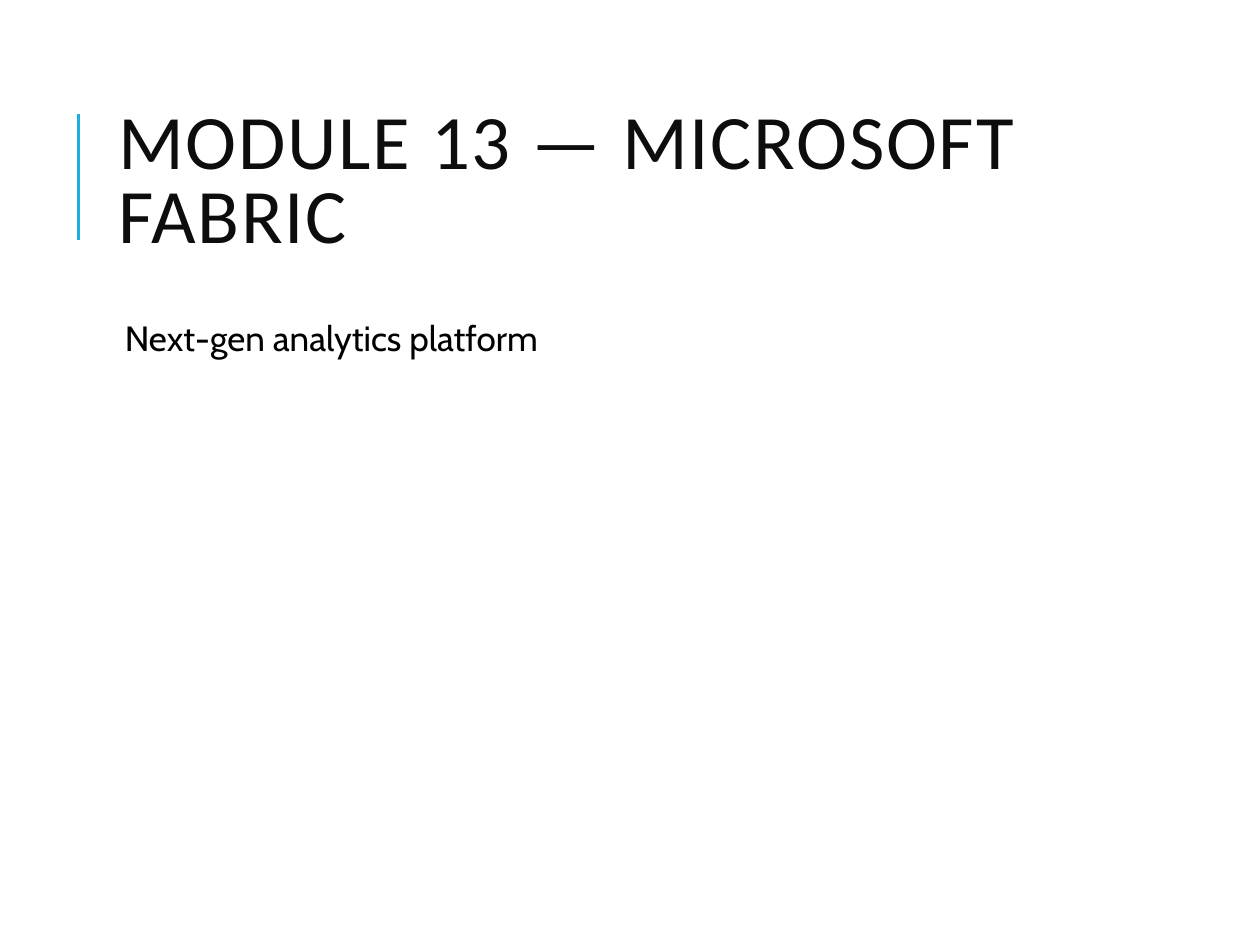
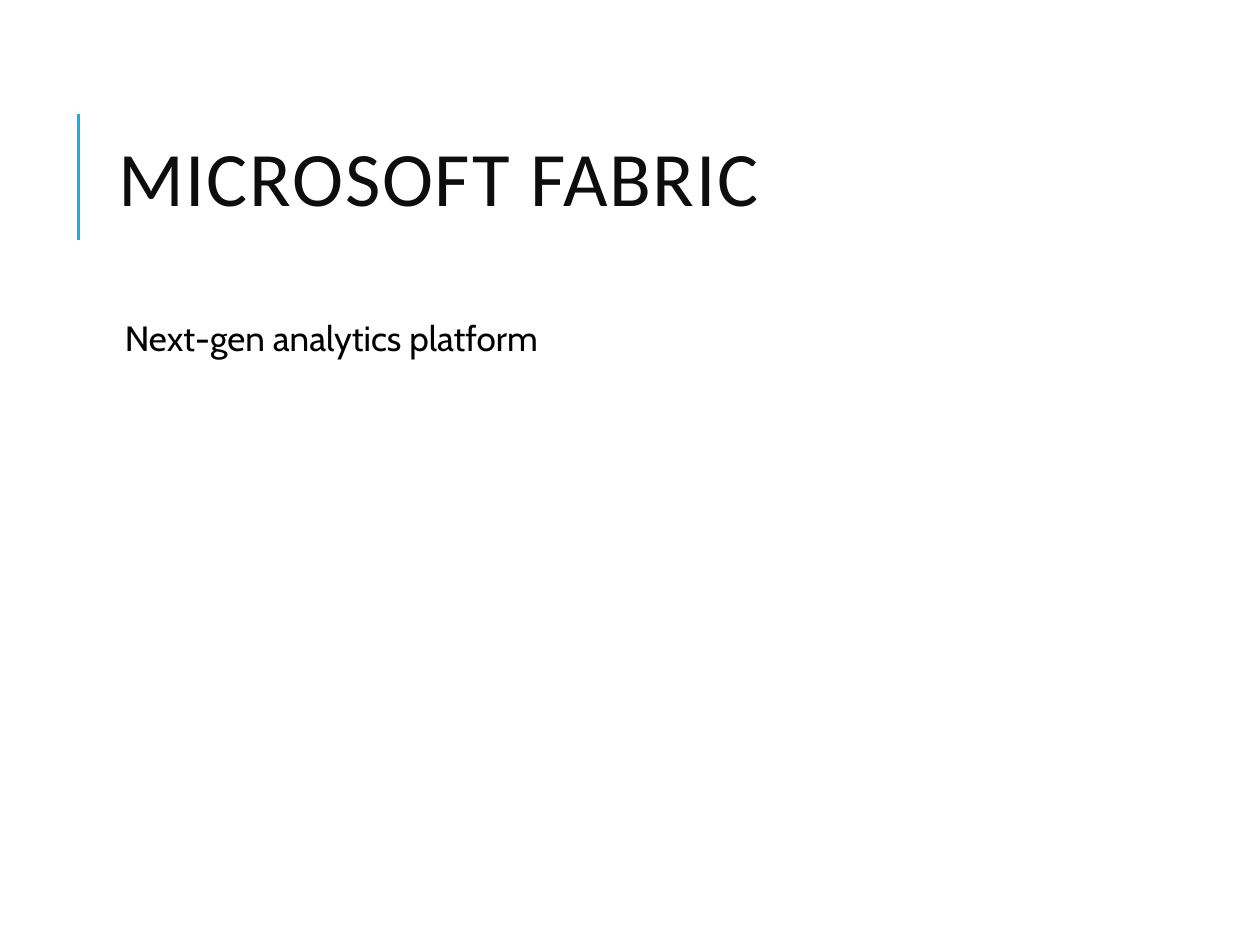
Before and after one commit to vikash-verma-profile/DE-Sig-March-2026, a slide deck: slide 19 of Week-2/Day-1/Azure_Data_Engineering_Modules_10_13.pptx. Drawn at 1260x945 pixels with LibreOffice and Linux fonts; fonts in the diff are those of the drawing. Boxes give left, top, right and bottom in pixels: in the first picture for what was removed or moved away, otherwise in the second. Text is boxed around its words. In the diff, an @@ line names an element or a change of style, - is before the commit and + after.

```diff
--- a/Week-2/Day-1/Azure_Data_Engineering_Modules_10_13.pptx
+++ b/Week-2/Day-1/Azure_Data_Engineering_Modules_10_13.pptx
@@ title at (x1=118, y1=156, x2=758, y2=207): text changed @@
-MODULE 13 — MICROSOFT FABRIC
+MICROSOFT FABRIC
```
Also in this commit, not shown: 1 other slide changed, 20 other files.
